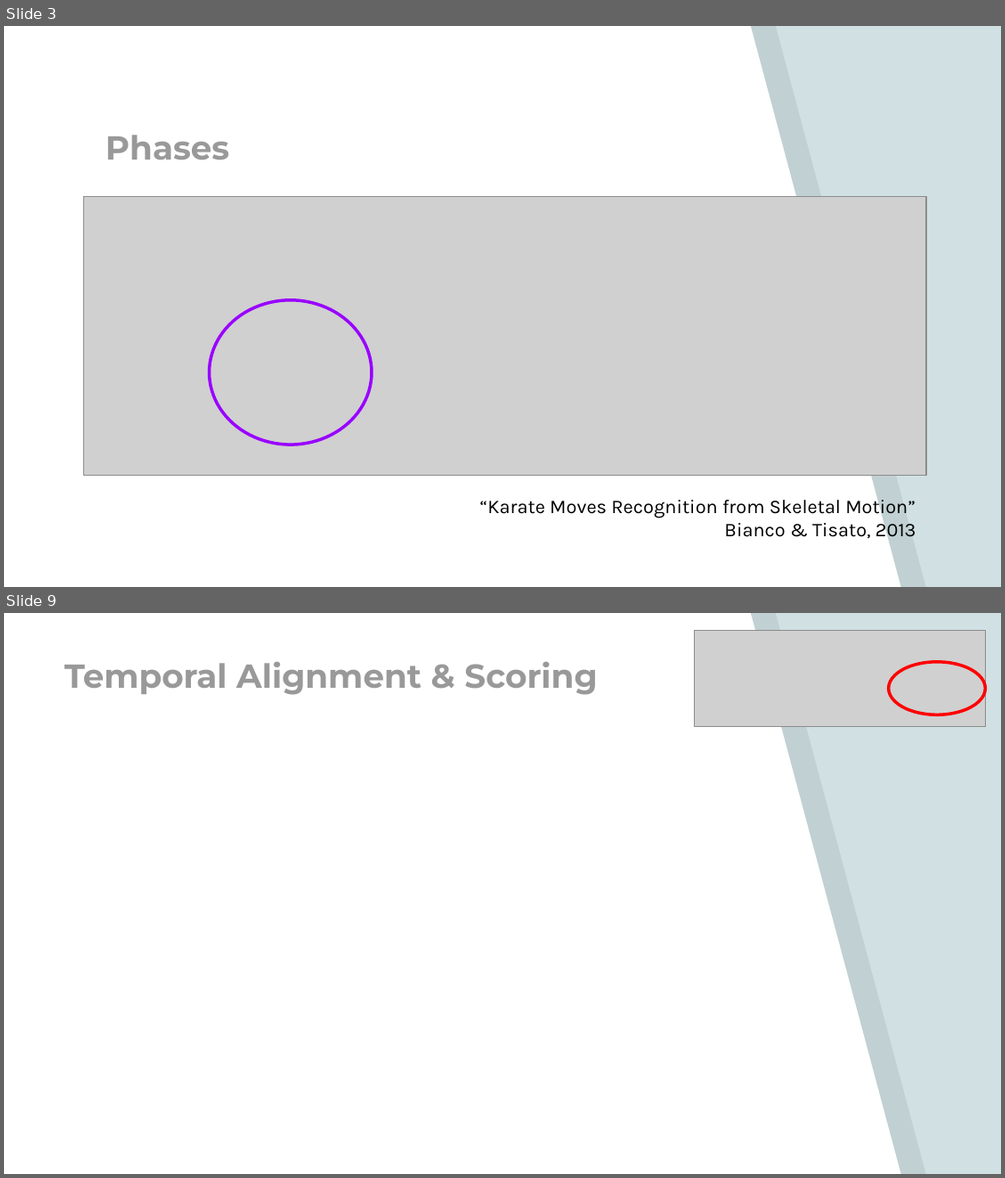
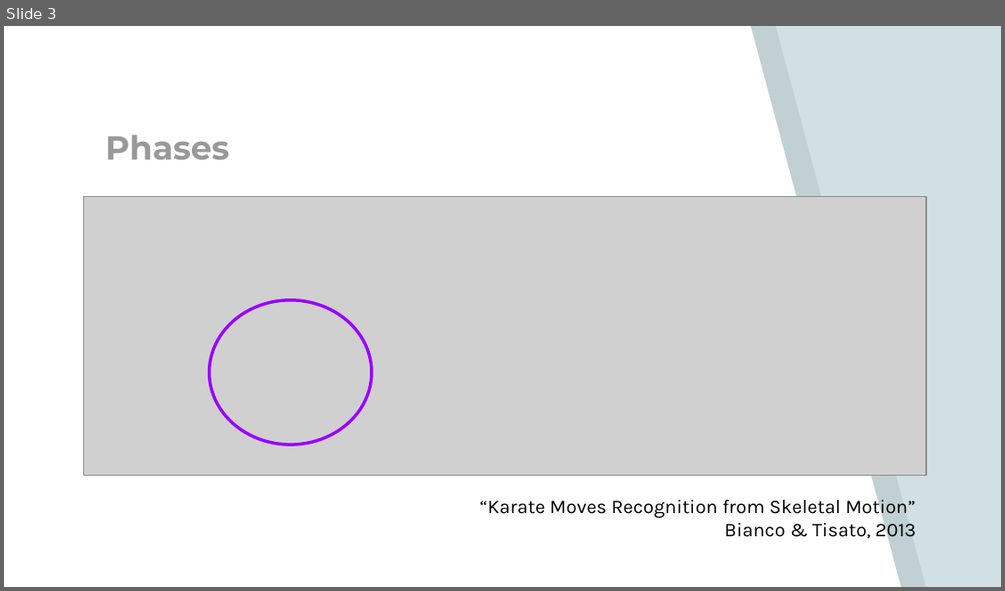
Before and after one commit to SriMed/sr_eval_tkd_v2, a slide deck: Final Presentation.pptx. Shown one above the other, each under a label of ours: slides 3 and 9 before the commit, slide 3 after it; the slides between them are not shown. The pictures are 1005x1178 and 1005x591 pixels, drawn with LibreOffice and Linux fonts; fonts in the diff are those of the drawing; grey boxes stand for pictures. Boxes give left, top, right and bottom in pixels: in the first picture for what was removed or moved away, otherwise in the second. Text is boxed around its words. In the diff, an @@ line names an element or a change of style, - is before the commit and + after.

```diff
--- a/Final Presentation.pptx
+++ b/Final Presentation.pptx
@@ slide 9 removed at <box>4,613,1001,1174</box>, background #D0E0E3; not listed: 2 template elements that a slide beside it also shows @@
@@ picture removed at <box>695,630,986,727</box> @@
@@ title removed at <box>65,662,597,695</box> @@
-Temporal Alignment & Scoring
@@ ellipse removed at <box>888,662,985,714</box> @@
```
Also in this commit, not shown: 3 slides changed, 7 slides added, 4 other slides removed, 5 other files.
